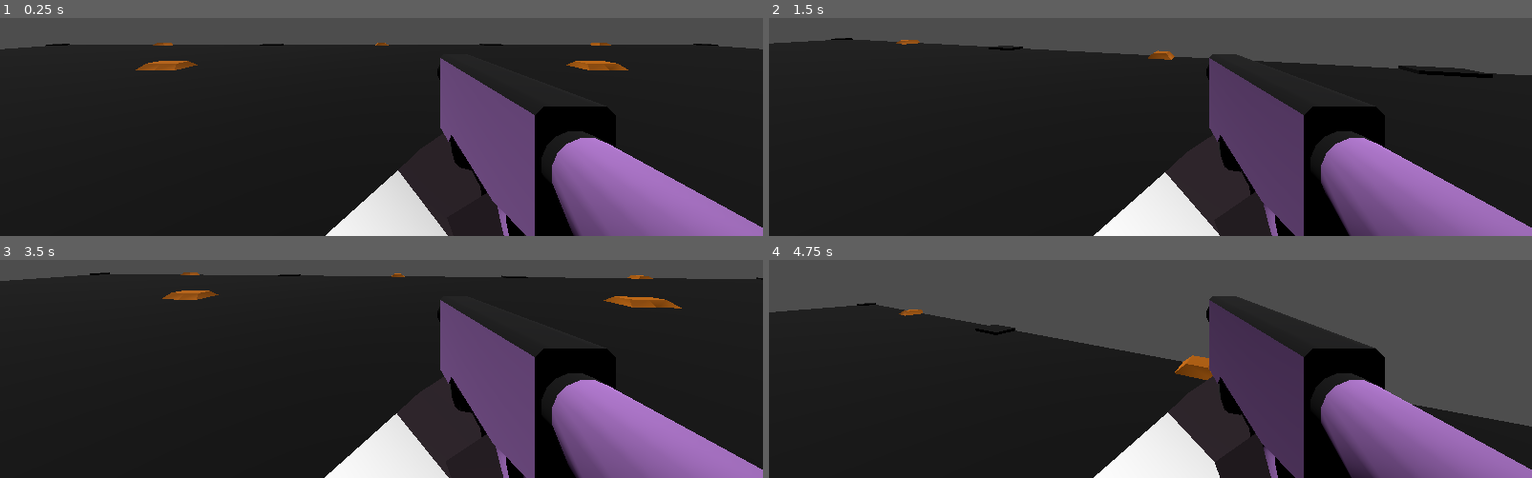
Above: before the commit, frames 1-4 (two rows, left to right).
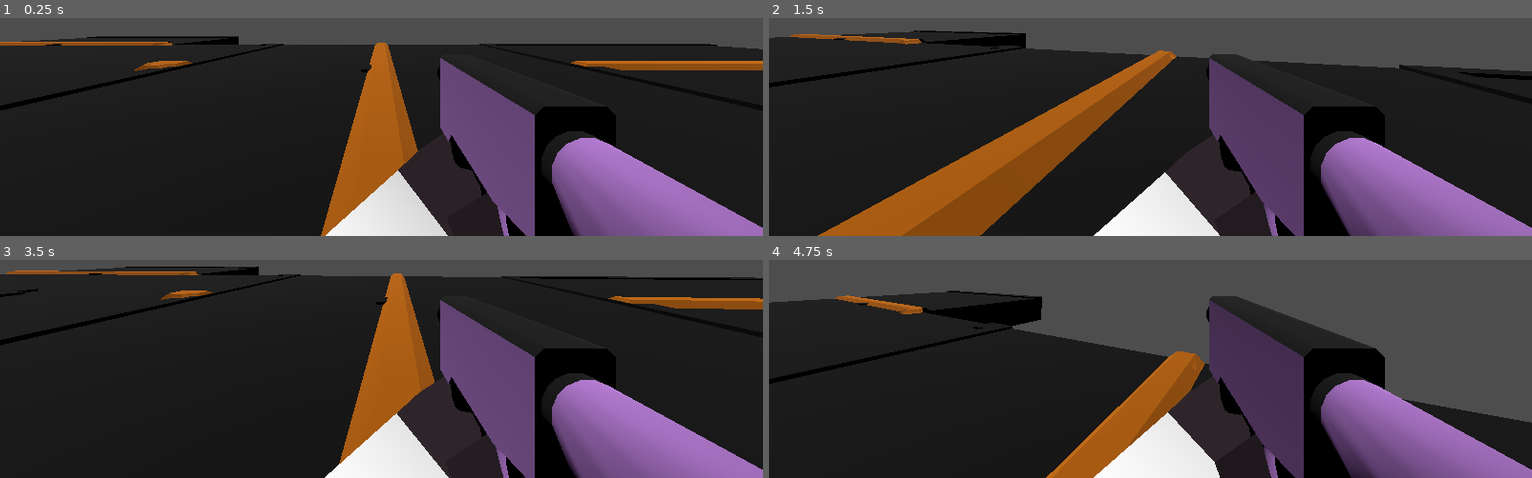
Above: after the commit, the same moments.

Repository: dairycultist/CityZoomer
Game: Godot game, scene res://level/level.tscn
The game is run twice, just before and just after one commit, with the same random seed, the same clock (stepped at 60 frames per second) and the same inputs.
Inputs (mouse positions are in pixels of both pictures, inside the frame that each line leads up to):
- Up to frame 1 (0.25 s): no input
- Up to frame 2 (1.5 s): tap Enter at 0.5 s; move the mouse to (1188, 20) at 0.52 s; hold W (walk_up) from 0.53 s (still down); tap Space (jump) at 0.77 s; move the mouse to (1112, 24) at 1.27 s
- Up to frame 3 (3.5 s): keep holding W (walk_up); tap Space (jump) at 1.52, 3.02 s; move the mouse to (outside the picture) at 2.02 s; move the mouse to (373, 270) at 2.77 s
- Up to frame 4 (4.75 s): keep holding W (walk_up); move the mouse to (1203, 268) at 3.52 s; tap Space (jump) at 3.77, 4.52 s; move the mouse to (outside the picture) at 4.27 s

The runs differ from the first frame. In frame 1, 7.7% of the frame differs, in the area x 0-100%, y 8-100%; in frame 2, 13%, in the area x 0-100%, y 5-100%; in frame 3, 7.6%; in frame 4, 7.9%.

Commit message:
Refactor

Diff:
--- a/level/level_placer.gd
+++ b/level/level_placer.gd
@@ -6,8 +6,7 @@
 var random = RandomNumberGenerator.new()
 
 func _ready() -> void:
-
-	place_room(connector_rooms[0], Node3D.new(), 3)
+	place_room(connector_rooms[0], Node3D.new(), 4)
 
 # rooms have children in group "Door" for connecting together (Z+ is outwards)
 func get_doors(room: Node3D) -> Array[Node3D]:
@@ -15,18 +14,18 @@
 	var doors: Array[Node3D] = []
 
 	for child in room.get_children():
-
 		if child.is_in_group("Door"):
 			doors.append(child)
 
 	return doors
 
-# TODO my_collider.get_aabb() to ensure they don't intersect
+# returns true if succeeded in placing a room, false otherwise
+func place_room(room_prefab: PackedScene, from_door: Node3D, max_depth: int) -> bool:
 
-func place_room(room_prefab: PackedScene, from_door: Node3D, max_depth: int) -> void:
+	# TODO my_collider.get_aabb() to ensure they don't intersect
 
 	if (max_depth <= 0):
-		return
+		return false
 
 	# place the room such that it is connected with the door
 	var room = room_prefab.instantiate()
@@ -36,10 +35,16 @@
 	var to_door: Node3D = doors.pop_front()
 
 	room.rotation.y = from_door.rotation.y - to_door.rotation.y + PI
-	room.position = from_door.global_position + (to_door.position.rotated(Vector3.UP, -room.rotation.y))
+	room.position = from_door.global_position - (to_door.position.rotated(Vector3.UP, room.rotation.y))
 
 	# place rooms at all other doors
 	# 	right now just connects a random possible room to a room (a room
 	# 	cannot specify which rooms are allowed to be placed next to it)
 	while not doors.is_empty():
-		place_room(connector_rooms[1], doors.pop_front(), max_depth - 1)
+		place_room(
+			connector_rooms[random.randi() % connector_rooms.size()],
+			doors.pop_front(),
+			max_depth - 1
+		)
+
+	return true
